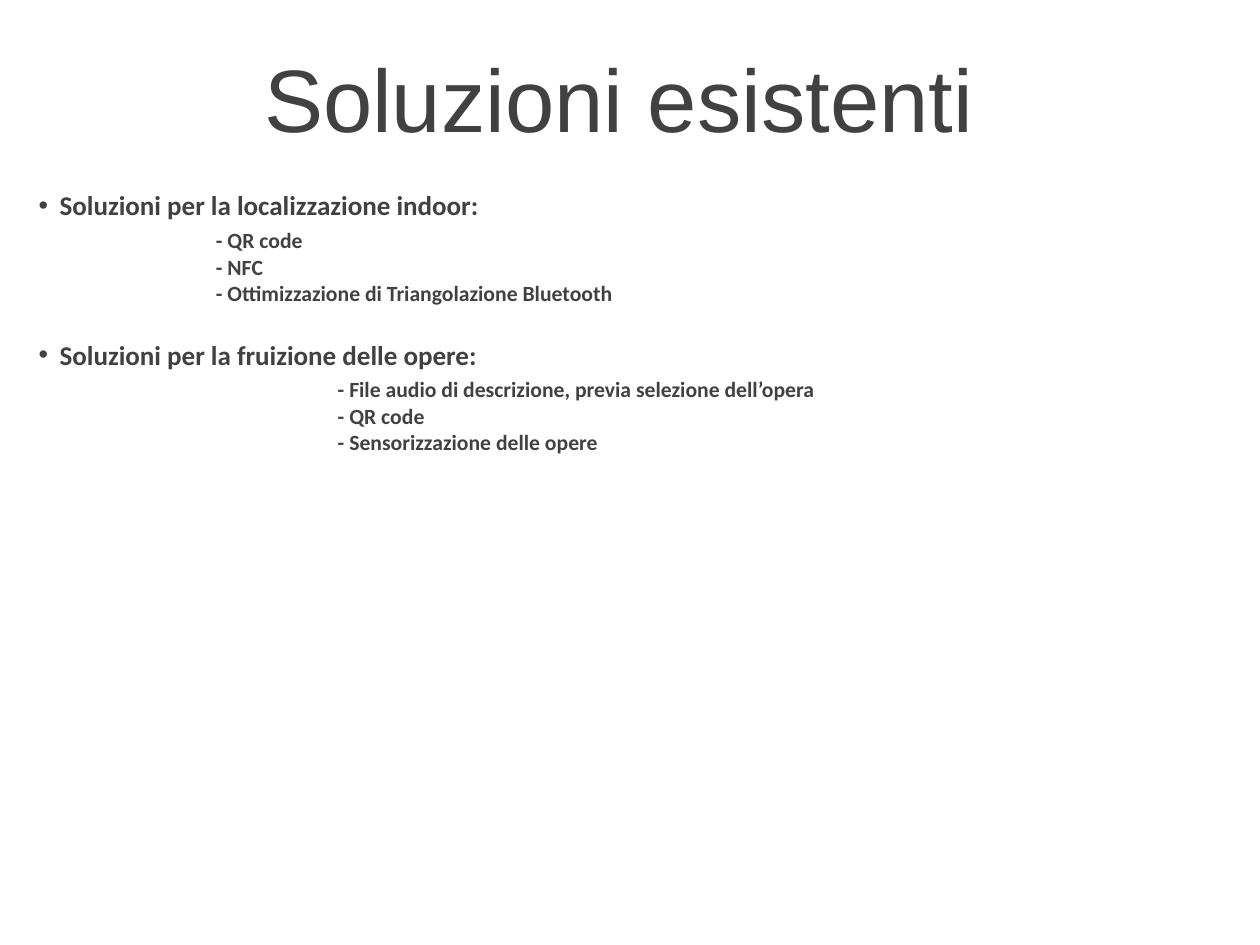
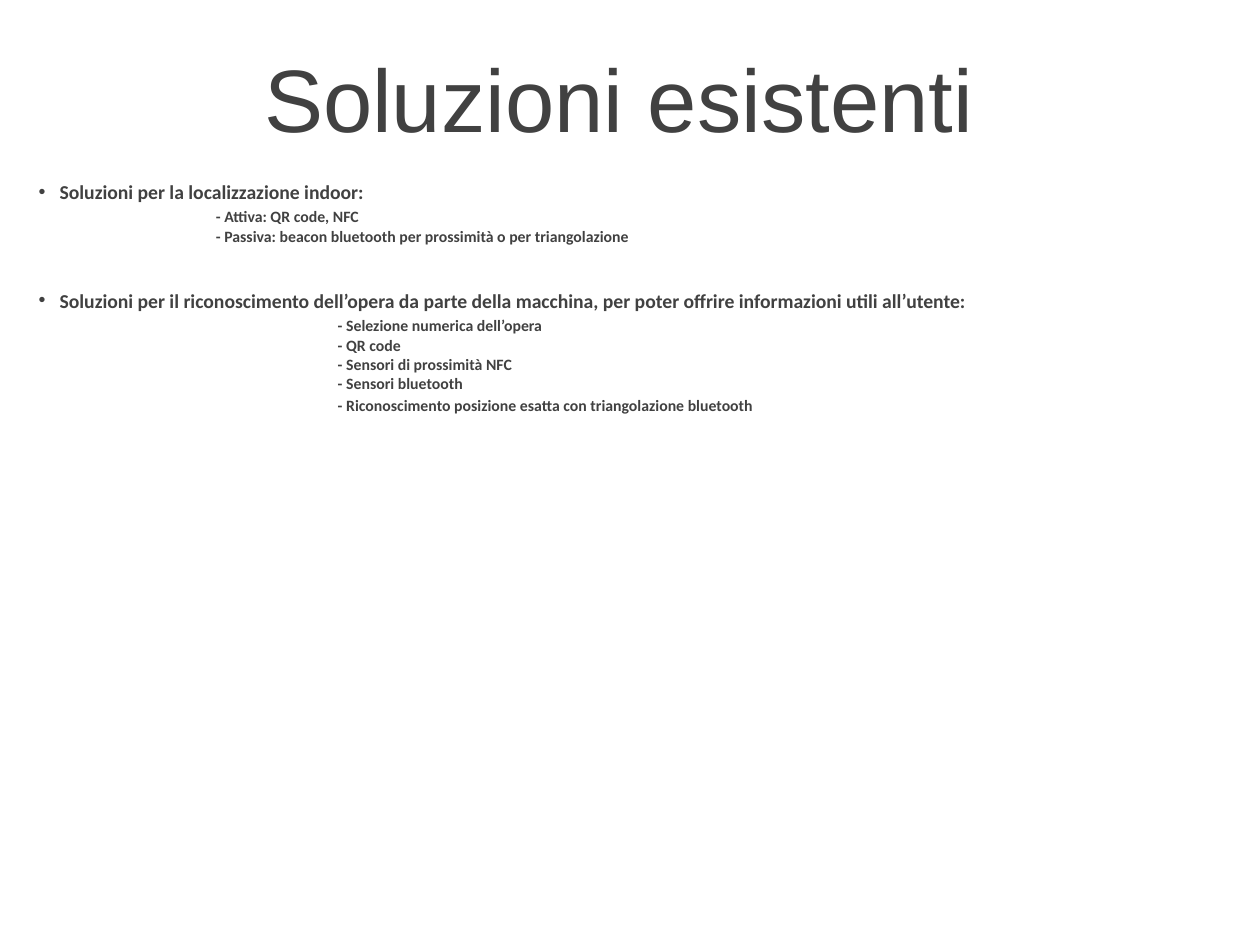
Before and after one commit to delchiaro/beaconav, a slide deck: slide 5 of documentation/presentazione.ppt. Drawn at 1260x945 pixels with LibreOffice and Linux fonts; fonts in the diff are those of the drawing; background and template pictures are left out. Boxes give left, top, right and bottom in pixels: in the first picture for what was removed or moved away, otherwise in the second. Text is boxed around its words. In the diff, an @@ line names an element or a change of style, - is before the commit and + after.

```diff
--- a/documentation/presentazione.ppt
+++ b/documentation/presentazione.ppt
@@ text at (60, 185, 965, 334): text changed; size 17.6 to 16 pt @@
-• Soluzioni per la localizzazione indoor:
-  - QR code
-  - NFC
-  - Ottimizzazione di Triangolazione Bluetooth
-• Soluzioni per la fruizione delle opere:
-      - File audio di descrizione, previa selezione dell’opera
+• Soluzioni per la localizzazione indoor:
+  - Attiva: QR code, NFC
+  - Passiva: beacon bluetooth per prossimità o per triangolazione
+• Soluzioni per il riconoscimento dell’opera da parte della macchina, per poter offrire informazioni utili all’utente:
+      - Selezione numerica dell’opera
@@ text at (346, 359, 753, 414): text changed; size 17.6 to 12.8 pt @@
-      - Sensorizzazione delle opere
+      - Sensori di prossimità NFC
+      - Sensori bluetooth
+      - Riconoscimento posizione esatta con triangolazione bluetooth
@@ text at (346, 340, 400, 353): size 17.6 to 12.8 pt in "- QR code" @@
```
Also in this commit, not shown: 11 other slides changed, 3 slides added, 2 slides removed, 10 other files.
